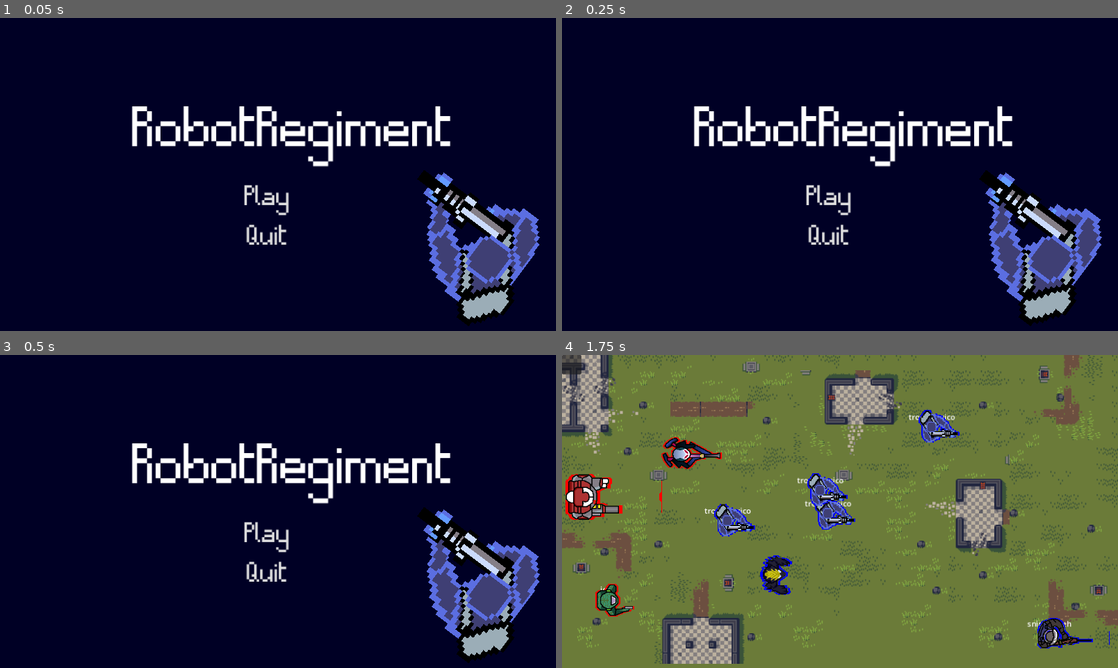
Above: before the commit, frames 1-4 (two rows, left to right).
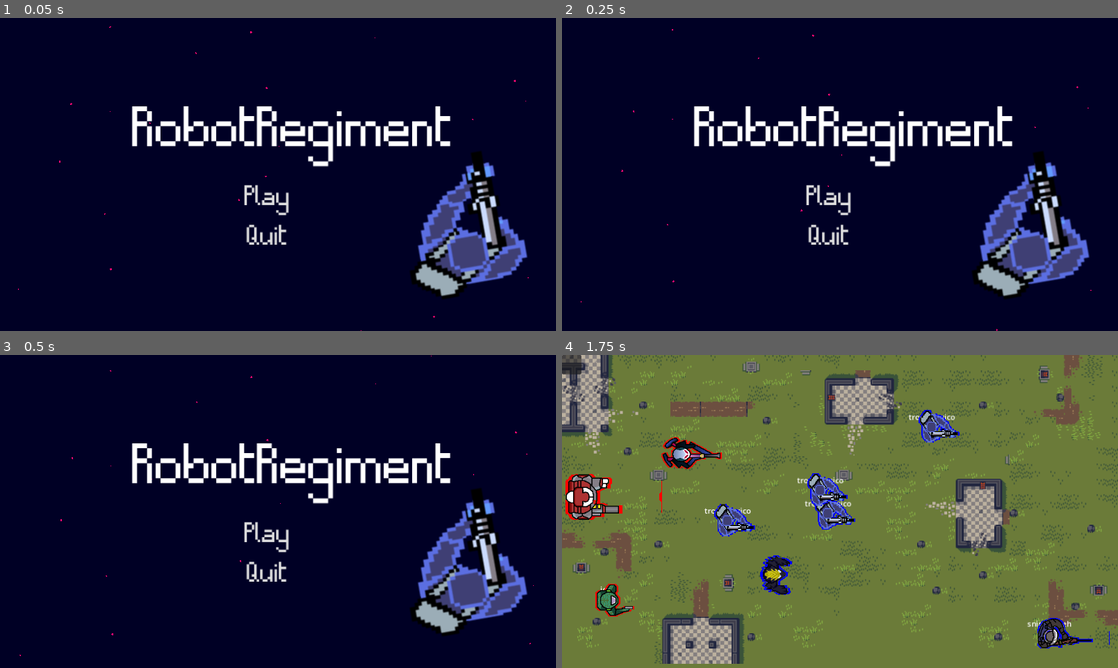
Above: after the commit, the same moments.

Repository: Denomycor/ddj
Game: Godot game, scene res://assets/scenes/game.tscn
Same seed, same stepped clock (60 frames per second), same inputs: the game is played once before the commit and once after it.
Inputs (mouse positions are in pixels of both pictures, inside the frame that each line leads up to):
- Up to frame 1 (0.05 s): no input
- Up to frame 2 (0.25 s): no input
- Up to frame 3 (0.5 s): no input
- Up to frame 4 (1.75 s): click "Play" at 0.5 s; tap Enter at 1.25 s; move the mouse to (962, 495) at 1.27 s; click (962, 495) at 1.42 s

The runs differ from the first frame. In frame 1, 6.7% of the frame differs, in the area x 3-98%, y 2-100%; in frame 2, 6.7%; in frame 3, 6.7%; in frame 4, nothing differs.

Commit message:
animacao animado

Diff:
--- a/assets/scenes/game.tscn
+++ b/assets/scenes/game.tscn
@@ -30,9 +30,43 @@
 [sub_resource type="StyleBoxFlat" id="StyleBoxFlat_osj8r"]
 bg_color = Color(0.6, 0.6, 0.6, 0)
 
-[sub_resource type="AtlasTexture" id="AtlasTexture_cfy7r"]
-atlas = ExtResource("3_nogq8")
-region = Rect2(0, 0, 111.4, 98.4)
+[sub_resource type="Animation" id="Animation_4aidy"]
+length = 0.001
+tracks/0/type = "value"
+tracks/0/imported = false
+tracks/0/enabled = true
+tracks/0/path = NodePath(".:frame")
+tracks/0/interp = 1
+tracks/0/loop_wrap = true
+tracks/0/keys = {
+"times": PackedFloat32Array(0),
+"transitions": PackedFloat32Array(1),
+"update": 1,
+"values": [0]
+}
+
+[sub_resource type="Animation" id="Animation_6jcab"]
+resource_name = "shoot"
+length = 0.5
+step = 0.1
+tracks/0/type = "value"
+tracks/0/imported = false
+tracks/0/enabled = true
+tracks/0/path = NodePath(".:frame")
+tracks/0/interp = 1
+tracks/0/loop_wrap = true
+tracks/0/keys = {
+"times": PackedFloat32Array(0, 0.0569364, 0.116581, 0.176226, 0.235212, 0.29698),
+"transitions": PackedFloat32Array(1, 1, 1, 1, 1, 1),
+"update": 1,
+"values": [0, 1, 3, 4, 5, 5]
+}
+
+[sub_resource type="AnimationLibrary" id="AnimationLibrary_oyxal"]
+_data = {
+"RESET": SubResource("Animation_4aidy"),
+"shoot": SubResource("Animation_6jcab")
+}
 
 [node name="game" type="Control"]
 layout_mode = 3
@@ -52,7 +86,6 @@
 [node name="CPUParticles2D" type="CPUParticles2D" parent="main_menu/ColorRect"]
 material = SubResource("CanvasItemMaterial_8mmhl")
 position = Vector2(581, -9)
-emitting = false
 amount = 500
 lifetime = 10.0
 one_shot = true
@@ -129,22 +162,18 @@
 theme_override_styles/normal = SubResource("StyleBoxFlat_osj8r")
 text = "Quit"
 
-[node name="TextureRect" type="TextureRect" parent="main_menu"]
-texture_filter = 1
-anchors_preset = 3
-anchor_left = 1.0
-anchor_top = 1.0
-anchor_right = 1.0
-anchor_bottom = 1.0
-offset_left = -168.0
-offset_top = 79.9999
-offset_right = -57.0
-offset_bottom = 178.0
-grow_horizontal = 0
-grow_vertical = 0
-rotation = 3.78387
-scale = Vector2(4, 4)
-texture = SubResource("AtlasTexture_cfy7r")
+[node name="Sprite2D" type="Sprite2D" parent="main_menu/VBoxContainer"]
+position = Vector2(450, 20)
+rotation = -1.74358
+scale = Vector2(3.70209, 3.70209)
+texture = ExtResource("3_nogq8")
+hframes = 6
+
+[node name="AnimationPlayer" type="AnimationPlayer" parent="main_menu/VBoxContainer"]
+root_node = NodePath("../Sprite2D")
+libraries = {
+"": SubResource("AnimationLibrary_oyxal")
+}
 
 [connection signal="mouse_entered" from="main_menu/VBoxContainer/play" to="." method="_on_play_mouse_entered"]
 [connection signal="mouse_entered" from="main_menu/VBoxContainer/quit" to="." method="_on_quit_mouse_entered"]
--- a/assets/scripts/game.gd
+++ b/assets/scripts/game.gd
@@ -1,8 +1,8 @@
 class_name Game extends Node
 
 const TEST_LEVEL := preload("res://assets/scenes/test_level.tscn")
-@onready var animation_player = $main_menu/VBoxContainer/play/Sprite2D/AnimationPlayer  # Caminho para o AnimationPlayer
-@onready var animation_player2 = $main_menu/VBoxContainer/quit/Sprite2D/AnimationPlayer  # Caminho para o AnimationPlayer
+@onready var animation_player = $main_menu/VBoxContainer/AnimationPlayer  # Caminho para o AnimationPlayer
+@onready var animation_player2 = $main_menu/VBoxContainer/AnimationPlayer  # Caminho para o AnimationPlayer
 
 
 func _ready() -> void:
@@ -24,8 +24,8 @@
 	$main_menu.visible = true
 
 
-#func _on_play_mouse_entered() -> void:
-#	animation_player.play("shoot")
+func _on_play_mouse_entered() -> void:
+	animation_player.play("shoot")
 
-#func _on_quit_mouse_entered() -> void:
-#	animation_player2.play("shoot")
+func _on_quit_mouse_entered() -> void:
+	animation_player2.play("shoot")
Not shown: 1 places in assets/scenes/game.tscn that only renumber resources
